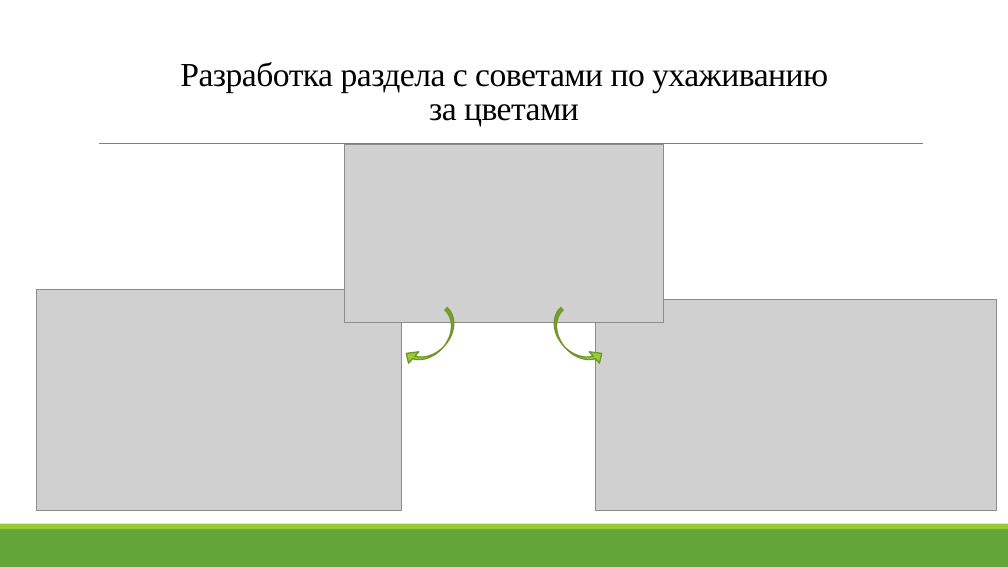
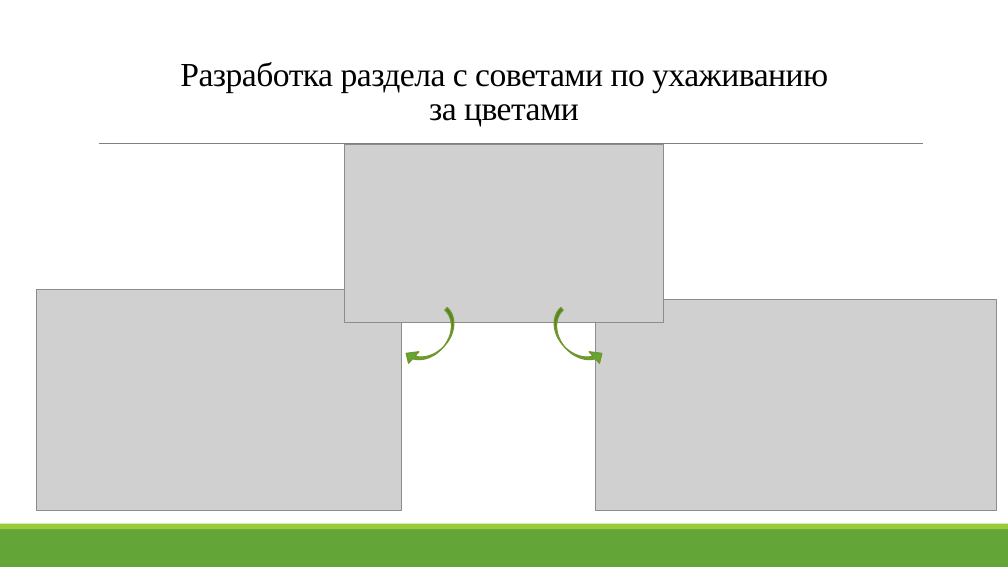
Before and after one commit to lizamlzw/kursovaya, a slide deck: slide 12 of курсач презентация.pptx. Drawn at 1008x567 pixels with LibreOffice and Linux fonts; fonts in the diff are those of the drawing; grey boxes stand for pictures. Boxes give left, top, right and bottom in pixels: in the first picture for what was removed or moved away, otherwise in the second. Text is boxed around its words. In the diff, an @@ line names an element or a change of style, - is before the commit and + after.

```diff
--- a/курсач презентация.pptx
+++ b/курсач презентация.pptx
@@ curved down arrow at <box>401,308,465,375</box>: fill #99CB38 to #63A537 @@
@@ curved down arrow at <box>543,308,607,375</box>: fill #99CB38 to #63A537 @@
```
Also in this commit, not shown: 3 other slides changed, 2 slides added, 2 other files.
